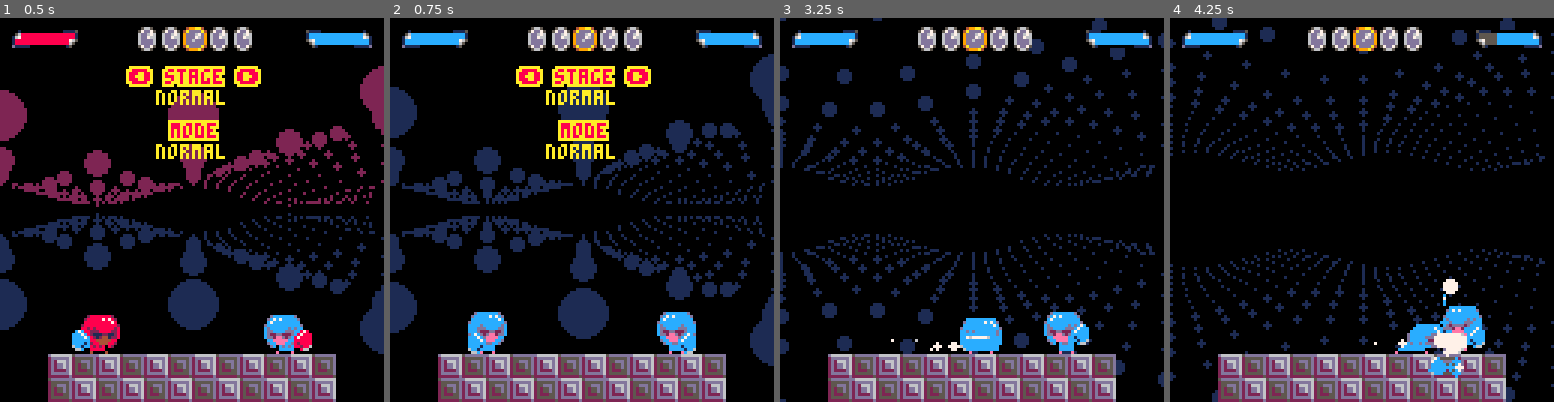
Above: before the commit, frames 1-4 (left to right).
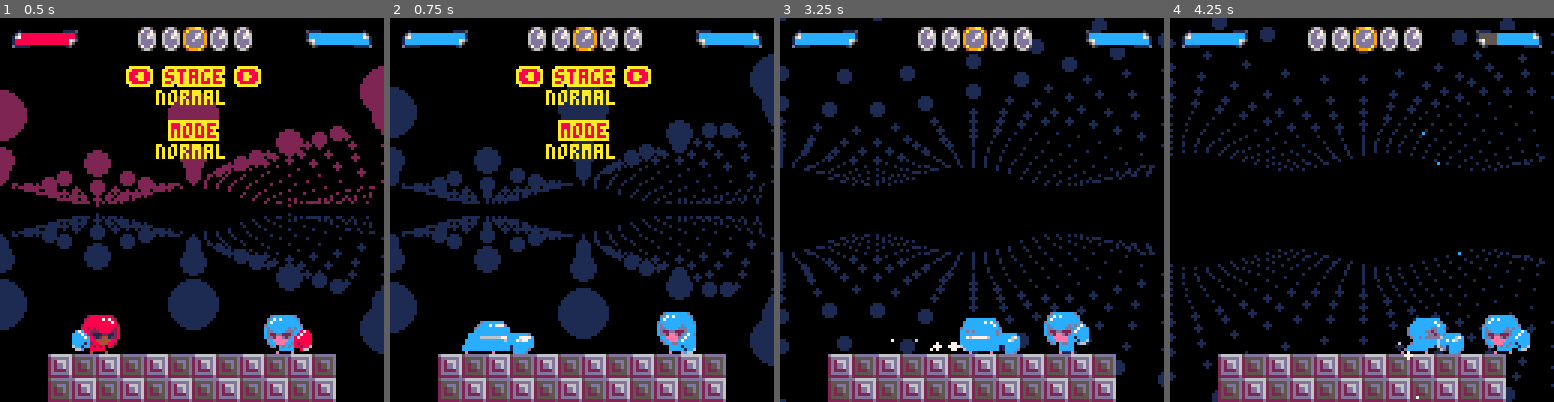
Above: after the commit, the same moments.

Repository: davidjtferguson/dancejab
Game: PICO-8 cartridge jab.p8
The game is run twice, just before and just after one commit, with the same random seed, the same clock (stepped at 60 frames per second) and the same inputs.
Inputs:
- Up to frame 1 (0.5 s): tap X (X key) at 0.33 s
- Up to frame 2 (0.75 s): tap X (X key) at 0.7 s
- Up to frame 3 (3.25 s): tap O (Z key) at 1.07, 1.8, 2.43, 3.07 s; tap X (X key) at 1.43, 2.58, 3.1 s; hold Right from 2.33 s (still down)
- Up to frame 4 (4.25 s): release Right at 3.33 s; hold Right 3.38-4.22 s; tap X (X key) at 3.62, 4.13 s; tap O (Z key) at 3.7 s

Frame 1 is identical in both runs. In frame 2, 1.1% of the frame differs, in the area x 18-38%, y 76-88%; in frame 3, 0.2%; in frame 4, 3.0%, in the area x 53-94%, y 29-100%.

Commit message:
jab anim on costume switch

Diff:
--- a/jab.p8
+++ b/jab.p8
@@ -452,6 +452,10 @@
  updateanim(p1.anim)
  updateanim(p2.anim)
 
+ for box in all(hitboxes) do
+  updatehitbox(box)
+ end
+
  if pxbtnp(⬇️) then
   sfx(5)
   optionselected+=1
@@ -532,12 +536,21 @@
  --loop through colors with x
  if btnp(❎,av.no) then
   sfx(61)
+
+  av.anim=av.animjab
+  av.fist=createhitbox(av.jabwidth,av.jabheight,av)
+
   av.colsindex+=1
 
   if av.colsindex>#altcolors then
    av.colsindex=1
   end
   av.cols=altcolors[av.colsindex]
+ end
+
+ if av.anim.finished then
+  resetanim(av.anim)
+  av.anim=av.animidle
  end
 end
 
@@ -1053,11 +1066,10 @@
 function updatehitbox(box)
  updateanim(box.anim)
 
- if not box.active then
-  if box.anim.finished then
-   del(hitboxes,box)
-   return
-  end
+ --remove once jab is over
+ if box.anim.finished then
+  del(hitboxes,box)
+  return
  end
 
  --track av pos
@@ -1065,11 +1077,6 @@
   box.x=box.av.x+box.av.width
  else
   box.x=box.av.x-box.width-1
- end
-
- --remove once jab is over
- if box.av.state=="jablag" then
-  del(hitboxes,box)
  end
 
  for otherbox in all(hitboxes) do
@@ -1738,11 +1745,11 @@
  local e=createeffect(updatepestraight)
 
  local p=createparticle(
-   -64,64,
-   12,
-   0,
-   96,0,
-   90)
+  -64,64,
+  12,
+  0,
+  96,0,
+  90)
  add(e.particles,p)
 end
 
